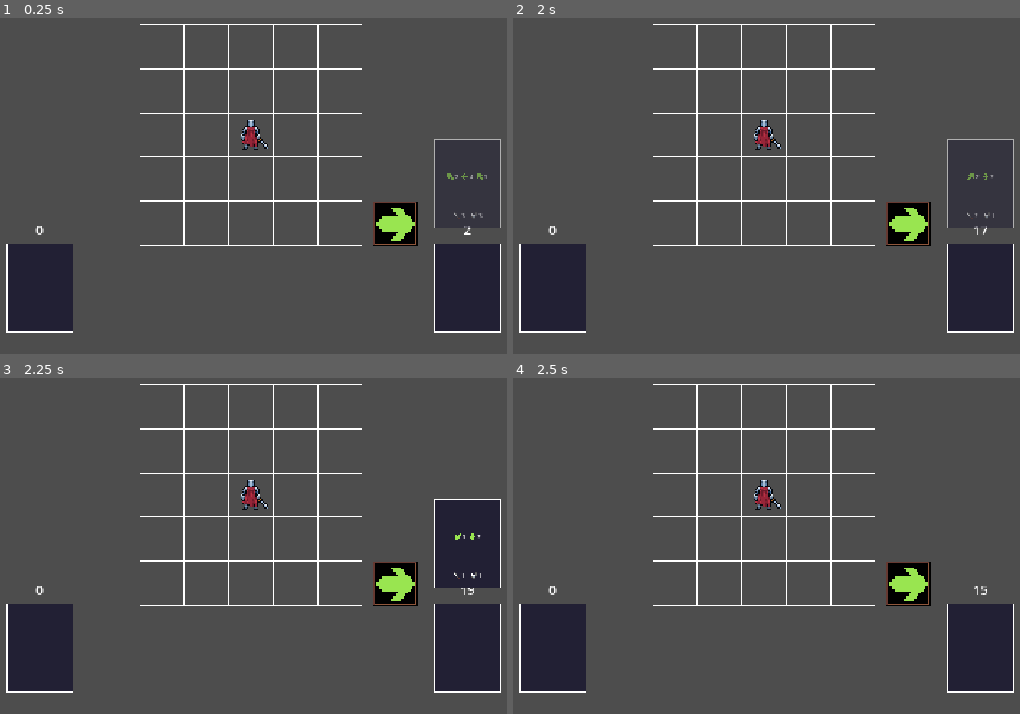
Above: before the commit, frames 1-4 (two rows, left to right).
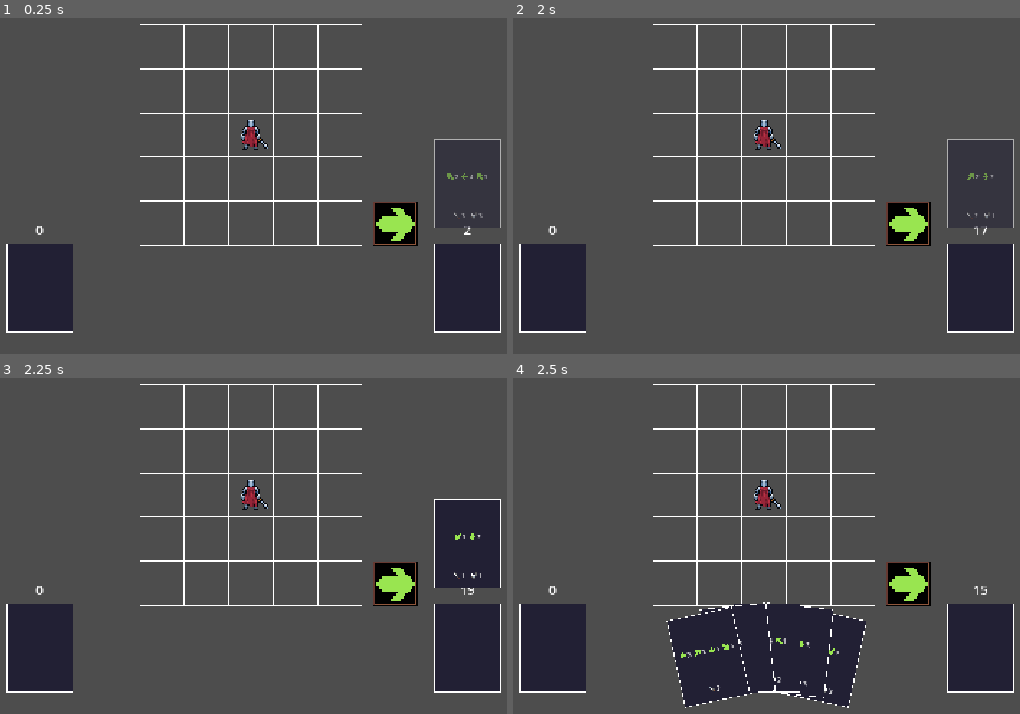
Above: after the commit, the same moments.

Repository: TheLizarditto/Foxtrot1Prototipo
Game: Godot game, scene res://Scenes/main.tscn
Two runs of this game, one before a commit and one after it. Both use one fixed random seed, a clock stepped at 60 frames per second and the inputs below.
Inputs:
- Up to frame 1 (0.25 s): no input
- Up to frame 2 (2 s): no input
- Up to frame 3 (2.25 s): no input
- Up to frame 4 (2.5 s): no input

Frames 1-3 are identical in both runs. In frame 4, 9.8% of the frame differs, in the area x 30-70%, y 66-99%.

Commit message:
feat: hago que se vea la mano en el juego con el diseño de una mano de cartas

Diff:
--- a/Scenes/main.tscn
+++ b/Scenes/main.tscn
@@ -29,3 +29,5 @@
 position = Vector2(-304, 220)
 
 [node name="Mano" parent="." instance=ExtResource("8_mano")]
+position = Vector2(4, 220)
+z_index = 10
--- a/Scripts/mano.gd
+++ b/Scripts/mano.gd
@@ -1,9 +1,15 @@
 extends Node2D
 class_name Mano
 
+const ESCENA_CARTA := preload("res://Scenes/carta.tscn")
+
 @export var cantidad_cartas_mano := 5
+@export var separacion_cartas := 42.0
+@export var angulo_maximo_grados := 12.0
+@export var curvatura_vertical := 14.0
 
 var mano: Array[Dictionary] = []
+var cartas_visuales: Array[Node2D] = []
 
 
 # Roba la proxima carta del mazo y la agrega al final de la mano. Es para robar una carta
@@ -17,6 +23,8 @@
 		return false
 
 	mano.append(Carta.normalizar_datos(datos_carta))
+	_crear_carta_visual(datos_carta)
+	_actualizar_disposicion_visual()
 	return true
 
 
@@ -54,3 +62,33 @@
 		copia_cartas.append(datos.duplicate(true))
 
 	return copia_cartas
+
+
+# Crea la representacion visual de una carta dentro de la mano.
+func _crear_carta_visual(datos_carta: Dictionary) -> void:
+	var carta_visual := ESCENA_CARTA.instantiate() as Node2D
+	Carta.aplicar_datos(carta_visual, datos_carta)
+	add_child(carta_visual)
+	cartas_visuales.append(carta_visual)
+
+
+# Distribuye las cartas como un abanico, respetando su orden de izquierda a derecha.
+func _actualizar_disposicion_visual() -> void:
+	var total := cartas_visuales.size()
+	if total == 0:
+		return
+
+	var centro := float(total - 1) / 2.0
+	var divisor := maxf(centro, 1.0)
+
+	for indice in range(total):
+		var carta_visual := cartas_visuales[indice]
+		var distancia_centro := float(indice) - centro
+		var posicion_normalizada := distancia_centro / divisor
+
+		carta_visual.position = Vector2(
+			distancia_centro * separacion_cartas,
+			pow(absf(posicion_normalizada), 2.0) * curvatura_vertical
+		)
+		carta_visual.rotation = deg_to_rad(posicion_normalizada * angulo_maximo_grados)
+		carta_visual.z_index = total - indice
